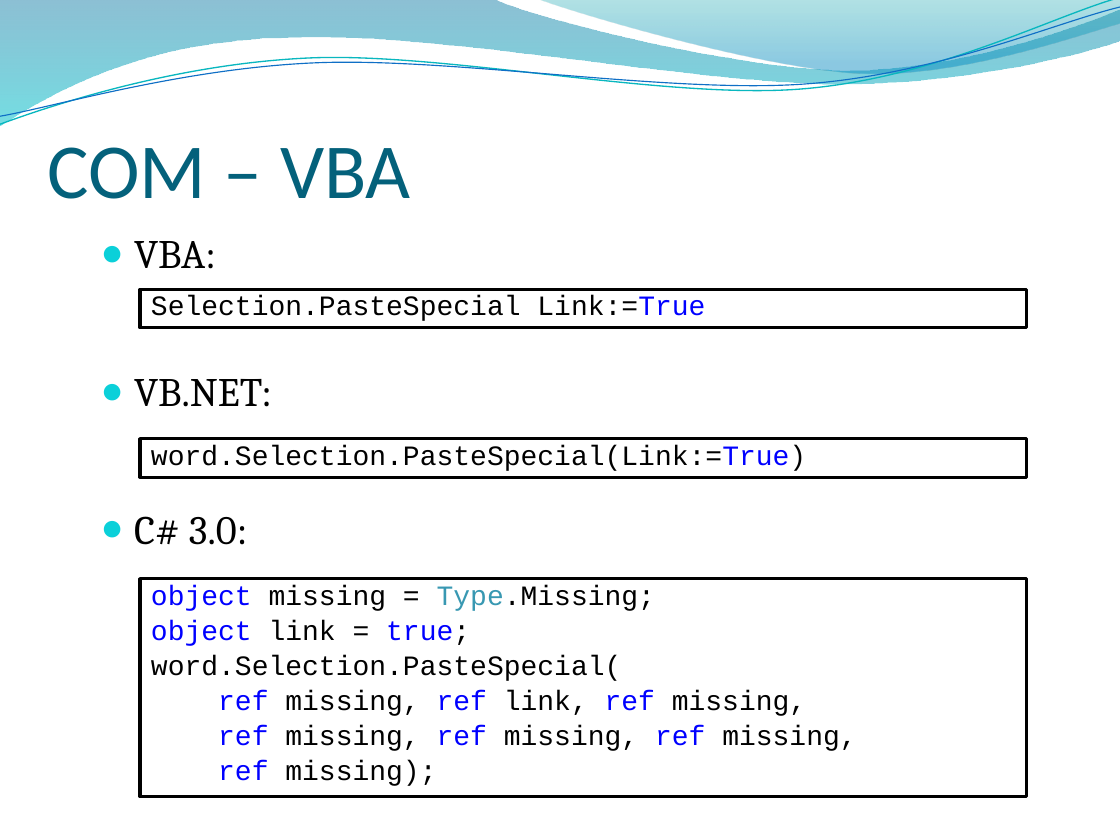
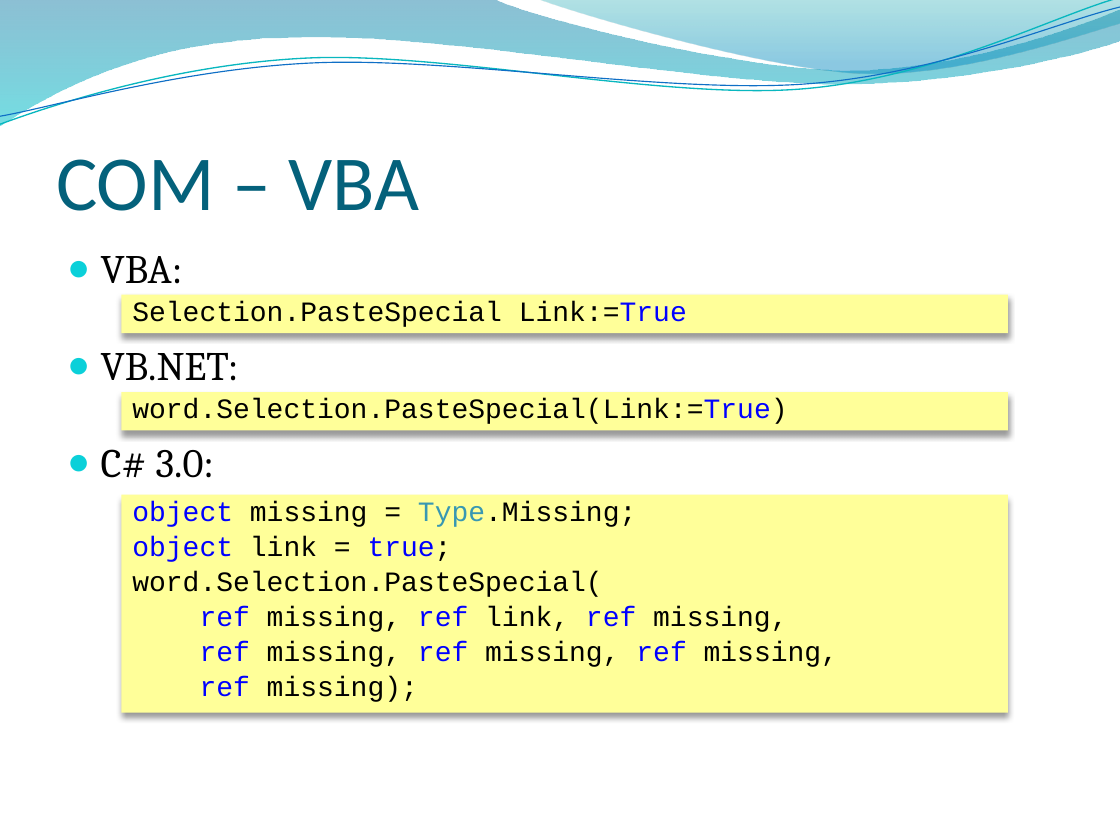
Before and after one commit to dahlbyk/Presentations, a slide deck: slide 7 of DLR/KDahlby.201006.KCDC.DLR.pptx. Drawn at 1120x840 pixels with LibreOffice and Linux fonts; fonts in the diff are those of the drawing; background and template pictures are left out. Boxes give left, top, right and bottom in pixels: in the first picture for what was removed or moved away, otherwise in the second. Text is boxed around its words. In the diff, an @@ line names an element or a change of style, - is before the commit and + after.

```diff
--- a/DLR/KDahlby.201006.KCDC.DLR.pptx
+++ b/DLR/KDahlby.201006.KCDC.DLR.pptx
@@ title "COM – VBA": place and size @@
-title "COM – VBA" at <box>47,147,411,199</box>
+title "COM – VBA" at <box>56,159,420,211</box>
@@ title "COM – VBA" at <box>56,159,420,211</box>: vertical alignment top to bottom @@
@@ text "VBA:": place and size @@
-text "VBA:" at <box>134,241,272,545</box>
+text "VBA:" at <box>101,256,239,478</box>
@@ text "VBA:" at <box>101,256,239,478</box>: line spacing 0.78 to 1; less space between paragraphs @@
@@ rectangle "Selection.PasteSpecial Link:=True": place and size @@
-rectangle "Selection.PasteSpecial Link:=True" at <box>140,289,1027,327</box>
+rectangle "Selection.PasteSpecial Link:=True" at <box>121,295,1008,333</box>
@@ rectangle "word.Selection.PasteSpecial(Link:=True)": place and size @@
-rectangle "word.Selection.PasteSpecial(Link:=True)" at <box>140,439,1027,477</box>
+rectangle "word.Selection.PasteSpecial(Link:=True)" at <box>121,392,1008,430</box>
@@ fill #FFFFFF to #FFFF99; outline #000000 2 pt to none; shadow on in 3 elements at <box>121,295,1008,333</box>, <box>121,392,1008,430</box>, <box>121,495,1008,713</box> @@
@@ rectangle "object missing = Type.Missing;": place and size @@
-rectangle "object missing = Type.Missing;" at <box>140,579,1027,797</box>
+rectangle "object missing = Type.Missing;" at <box>121,495,1008,713</box>
```
Also in this commit, not shown: 29 other slides changed, 1 slide added.
